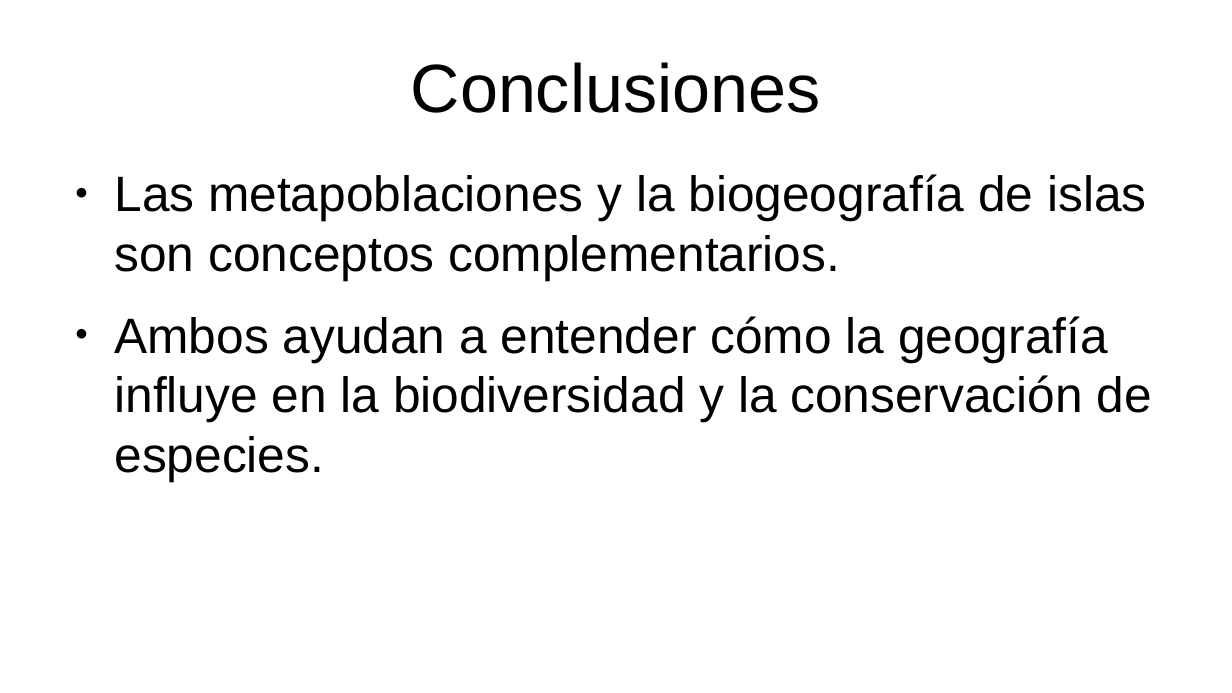
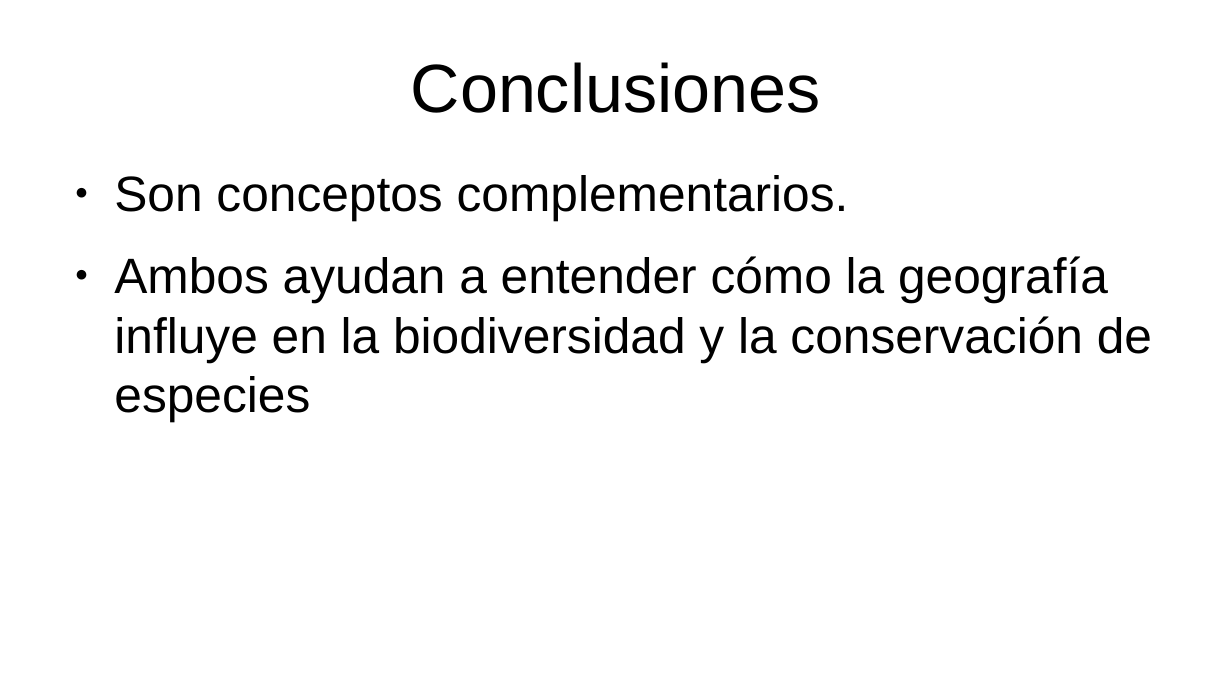
Before and after one commit to gerardommc/Ecologia-Teorica, a slide deck: slide 28 of Metapoblaciones.odp (slide 29 before the commit). Drawn at 1232x693 pixels with LibreOffice and Linux fonts; fonts in the diff are those of the drawing. Boxes give left, top, right and bottom in pixels: in the first picture for what was removed or moved away, otherwise in the second. Text is boxed around its words. In the diff, an @@ line names an element or a change of style, - is before the commit and + after.

Commit message:
Biogeog modelos

```diff
--- a/Metapoblaciones.odp
+++ b/Metapoblaciones.odp
@@ text at (x1=114, y1=175, x2=1152, y2=422): text changed @@
-● Las metapoblaciones y la biogeografía de islas son conceptos complementarios.
-● Ambos ayudan a entender cómo la geografía influye en la biodiversidad y la conservación de especies.
+● Son conceptos complementarios.
+● Ambos ayudan a entender cómo la geografía influye en la biodiversidad y la conservación de especies
```
Also in this commit, not shown: 7 other slides changed, 4 slides added, 5 slides removed, 16 other files.
